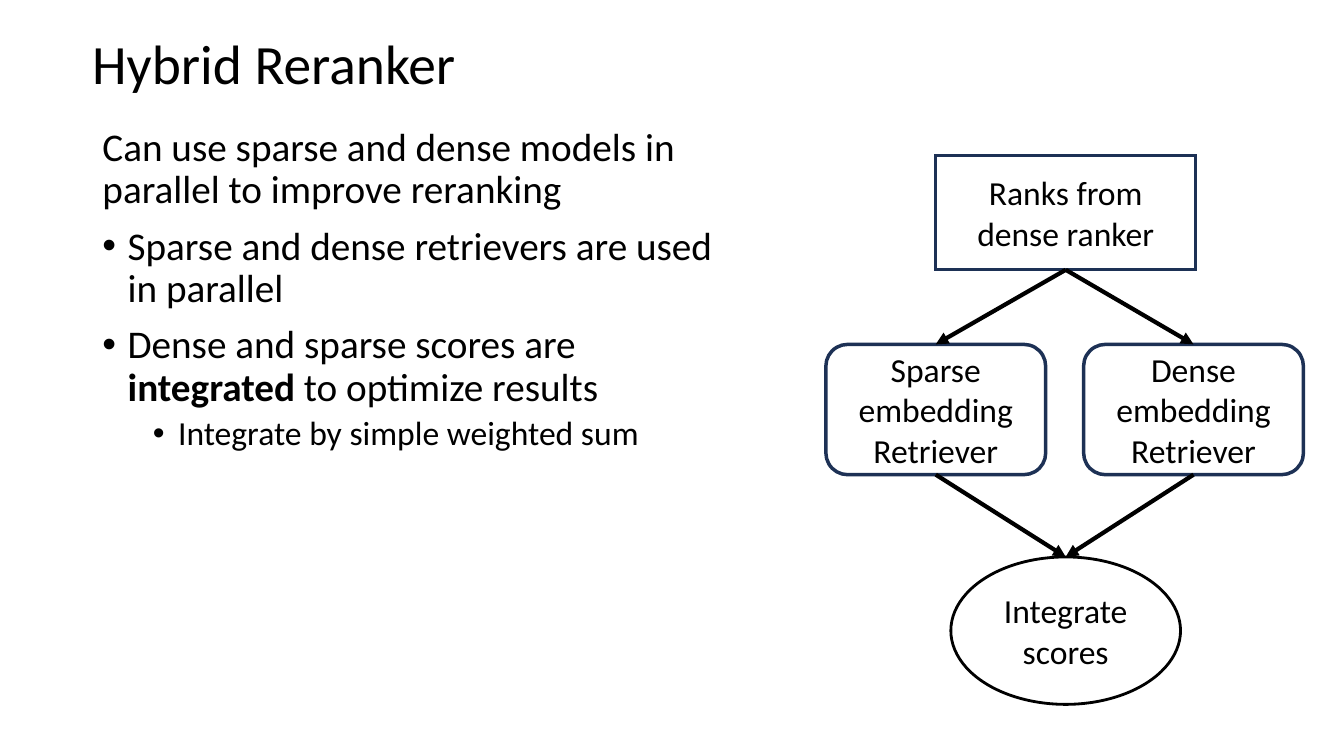
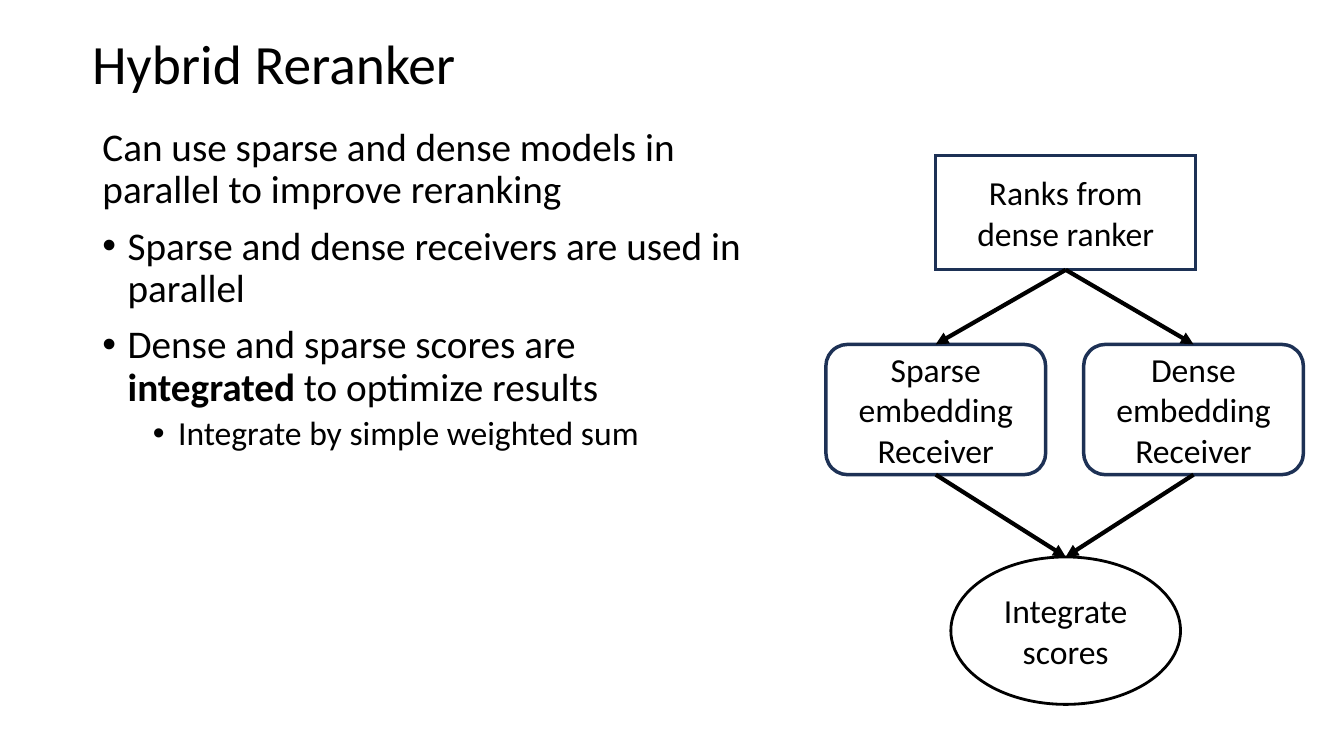
Before and after one commit to harelgabainew/school1, a slide deck: slide 53 of slides/6_InformationRetrievalSearch.pptx. Drawn at 1344x756 pixels with LibreOffice and Linux fonts; fonts in the diff are those of the drawing. Boxes give left, top, right and bottom in pixels: in the first picture for what was removed or moved away, otherwise in the second. Text is boxed around its words. In the diff, an @@ line names an element or a change of style, - is before the commit and + after.

Commit message:
fixed typos from lecture

```diff
--- a/slides/6_InformationRetrievalSearch.pptx
+++ b/slides/6_InformationRetrievalSearch.pptx
@@ text at (128, 232, 741, 309): text changed @@
-• Sparse and dense retrievers are used in parallel
+• Sparse and dense receivers are used in parallel
@@ text in rounded rectangle at (859, 360, 1013, 464): text changed @@
-Sparse embedding Retriever
+Sparse embedding Receiver
@@ text in rounded rectangle at (1116, 360, 1270, 464): text changed @@
-Dense embedding Retriever
+Dense embedding Receiver
```
Also in this commit, not shown: 1 other slide changed.
